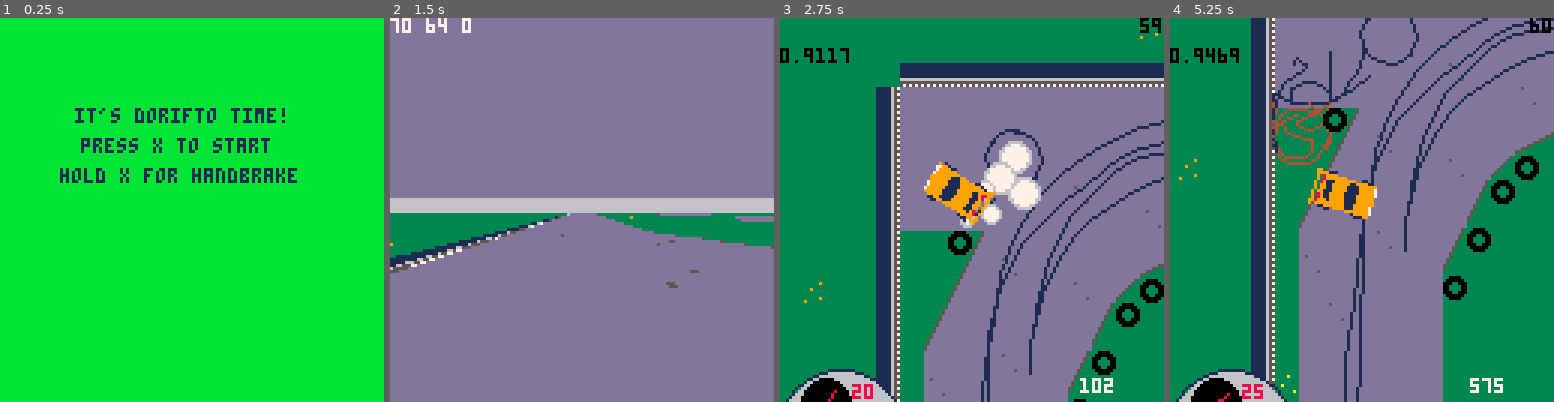
Above: before the commit, frames 1-4 (left to right).
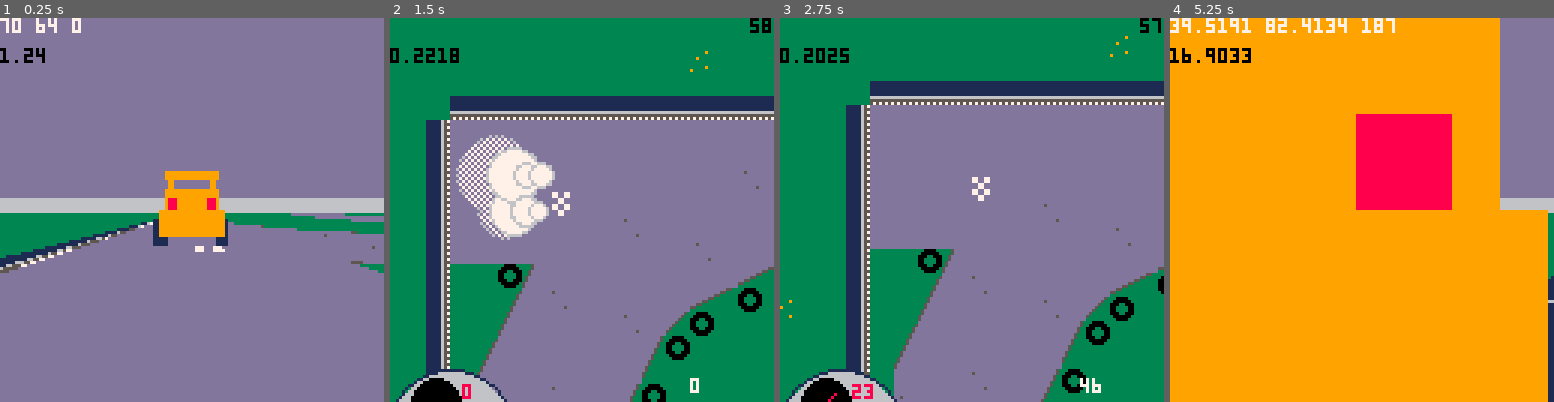
Above: after the commit, the same moments.

Repository: graearea/pico8
Game: PICO-8 cartridge skidmarks.p8
Same seed, same stepped clock (60 frames per second), same inputs: the game is played once before the commit and once after it.
Inputs:
- Up to frame 1 (0.25 s): no input
- Up to frame 2 (1.5 s): tap X (X key) at 0.33, 1.07 s; tap O (Z key) at 0.7 s
- Up to frame 3 (2.75 s): hold Right 1.6-2.1 s; tap O (Z key) at 1.7, 2.1, 2.5 s; tap X (X key) at 1.85 s; hold Up 2.15-2.42 s; hold Right from 2.47 s (still down)
- Up to frame 4 (5.25 s): tap O (Z key) every 0.4 s from 2.9 to 4.9 s; tap X (X key) at 2.97, 4.08, 5.2 s; release Right at 3.03 s; hold Left 3.08-3.58 s; hold Right 4.02-4.68 s; hold Up 4.73-5.03 s; hold Left from 5.08 s (still down)

The runs differ from the first frame. In frame 1, 100% of the frame differs, in the area x 0-100%, y 0-100%; in frame 2, 61%; in frame 3, 30%; in frame 4, 95%.

Commit message:
follow cam with sprite

Diff:
--- a/skidmarks.p8
+++ b/skidmarks.p8
@@ -5,9 +5,12 @@
 skidding=true
 bob=""
 started=false
+ended=false
 printed=false
 sound=false
 timer_start=0
+game_length=60
+drawmode="3d"
 --try coroutines for game state
 
 function _init()
@@ -26,6 +29,11 @@
 start=42
 finish=41
 tyres=add_tyres()
+ended=false
+camera_location={}
+for i=0 , 10 do
+  camera_location[i]={x=30,y=64}
+end
 --sfx(10,1)
 print_skids(skids_l)
 menuitem(1,"toggle 3d", function()
@@ -42,9 +50,11 @@
  --do something
  current_score=(abs(car.angle)*car.speed)/1000
  score+=current_score
- if(btn(❎)) then
+ if((started==false or ended==true) and btn(❎)) then
   started=true
   timer_start=time()
+  --_init()
+  return
  end
  if(started) then
   if (btn(⬅️)) then
@@ -79,6 +89,11 @@
    accelerate=false
   end
 
+  if (time()-timer_start>game_length) then
+   ended=true
+   started=true
+  end
+
   timer+=1
   car.angle=car.angle+car.steer
   car:move()
@@ -89,47 +104,51 @@
   record_lap()
  end
 end
-drawmode="2d"
+
 function _draw()
   rectfill(-200,-200,1024,1027,3)
-if drawmode=="3d" then
-  --draw_rotated(car.x,car.y,car.angle)
-  draw_rotated(car.x/8,car.y/8,1-car.angle/360)
-  print(car.x .. " " .. car.y .." ".. car.angle, 0,0,7)
-else
- drawstart()
-
- if (started) then
-  window_x=car.x-58
-  window_y=car.y-58
-  camera(window_x,window_y)
-  rectfill(-200,-200,1024,1027,3)
-  map(0, 0, 0, 0, 1024, 64)
-	 draw_skids(skids_l)
-	 draw_skids(skids_r)
-	 draw_skids(skids_fl)
-	 draw_skids(skids_fr)
-  draw_ghost()
-
-  draw_tyres()
-
-  for d in all(dust) do
-   d:draw()
-  end
-  car:draw()
-  if bob!="" then printh(bob) end
-  draw_speedo()
-  print(flr(score),window_x+100,window_y+120,7)
-  print(stat(1),window_x+0,window_y+10,black) --CTRL-P FTW!
-  print(flr(60-(time()-timer_start)), window_x+120,window_y,black)
- end
- print()
-end
+  if drawmode=="3d" then
+    --draw_rotated(car.x,car.y,car.angle)
+    local camera=camera_location[(timer+1)%10]
+    draw_rotated(camera.x/8,camera.y/8,1-car.angle/360)
+    print(car.x .. " " .. car.y .." ".. car.angle, 0,0,7)
+    print(stat(1),0,10,black) --CTRL-P FTW!
+
+  elseif (ended) then
+    drawend()
+  elseif (started) then
+    window_x=car.x-58
+    window_y=car.y-58
+    camera(window_x,window_y)
+    rectfill(-200,-200,1024,1027,3)
+    map(0, 0, 0, 0, 1024, 64)
+    --[[
+    draw_skids(skids_l)
+    draw_skids(skids_r)
+    draw_skids(skids_fl)
+    draw_skids(skids_fr)
+    ]]
+    draw_ghost()
+
+    draw_tyres()
+
+    for d in all(dust) do
+    d:draw()
+    end
+    --car:draw()
+    if bob!="" then printh(bob) end
+    draw_speedo(0)
+    print(flr(score),window_x+100,window_y+120,7)
+    print(stat(1),window_x+0,window_y+10,black) --CTRL-P FTW!
+    print(flr(game_length-(time()-timer_start)), window_x+120,window_y,black)
+  else
+    drawstart()
+  end
 end
 
 function draw_rotated(mx,my,a)
   cls(13)
-  camera()
+  camera(0,0)
   rectfill(0,64,127,127,3)
   rectfill(0,60,127,64,6)
   -- loop map outside of 8x8
@@ -168,6 +187,13 @@
     -- after every pixel *drawn*
     -- not texel!!!!
    )
+   draw_billboard_sprite(
+    {x=car.x/8,y=car.y/8,tex_x=0,tex_y=32,width=16,height=8,z=0},
+    mx,my,
+    stx,sty,
+    msx,msy
+  )
+   --draw_speedo(-10)
   end
 end
 
@@ -213,11 +239,19 @@
 end
 
 function drawstart()
-  rectfill(0,0,128,128,11)
+  cls(11)
   print("it's dorifto time!",25,30,1)
   print("press x to start ",27,40,1)
   print("hold x for handbrake",20,50,1)
   end
+
+  function drawend()
+    cls(8)
+    camera()
+    print("You're done!",25,30,1)
+    print("your score is " .. score,27,40,1)
+    print("press x to start again",20,50,1)
+    end
 
 -->8
 -- car
@@ -338,7 +372,9 @@
   self.dx=dx
   self.dy=dy
 		-- add skids
-		self:add_skids()
+    self:add_skids()
+    camera_frame_count=timer%10
+    camera_location[camera_frame_count]={x=self.x,y=self.y}
 	end,
 
 	add_skids=function(self)
@@ -405,7 +441,7 @@
   return sqrt(x*x+y*y)
 end
 
-
+--this needs changeing to tline
 function spr_r(s,x,y,a,fn)
   sw=(22)--sprite dimenstions
   sh=(14)
@@ -567,10 +603,11 @@
 
 end
 
-function draw_speedo()
+function draw_speedo(adj)
 local rad=20
+
 local spdo_x=window_x+20
-local spdo_y=window_y+128
+local spdo_y=window_y+128+adj
  circ(spdo_x,spdo_y+10,rad+1,1)
  circfill(spdo_x,spdo_y+10,rad,6)
  draw_taco(car.speed,spdo_x,spdo_y)
@@ -596,16 +633,6 @@
 end
 
 -->8
--- add_new_dust(
--- pos.x,
--- pos.y,
--- rnd(2),
--- rnd(2),
--- 15,
--- rnd(6)+2,
--- 0.0,
--- 7)
-
 function create_smoke(pos,direction)
  add_new_dust(pos.x,pos.y,direction.x+rnd(0.6)-0.3,direction.y,15,rnd(2)+2,0.0,7)
 end
@@ -663,6 +690,61 @@
 -- drift angle directly function of accelerator
 -- direction of travel just down to steering
 -- move pivot point of car forward
+
+-->8
+-- s needs a tex_x,tex_y (spritesheet coord)
+-- width, height - sprite w,h in pixels
+-- x, y
+function draw_billboard_sprite(
+  s,
+  posx,
+  posy,
+  drx,
+  dry,
+  camx,
+  camy)
+
+  local invdet=1/(camx*dry-camy*drx)
+  local tex_x=s.tex_x
+  local tex_y=s.tex_y
+  local t_w=s.width
+  local t_h=s.height
+  local s_x=s.x-posx
+  local s_y=s.y-posy
+
+  local s_dist=
+   sqrt(s_x*s_x+s_y*s_y)
+  local t_x=invdet*(
+   dry*s_x-
+   drx*s_y
+  )
+  local t_y=invdet*(
+  -camy*s_x+
+   camx*s_y
+  )
+
+  local sscr_x=flr(64*(1+t_x/t_y))
+  local sc_y=flr(abs(128/t_y))
+  local s_height=sc_y
+  local s_width=sc_y
+  local s_width2=sc_y/2
+  local ds_y=-sc_y/2+64+(s.z/t_y)
+
+  local ds_x=-s_width2+sscr_x
+  if(ds_x<0) ds_x=0
+
+  local de_x=s_width2+sscr_x
+  if (de_x>=128) de_x=127
+
+  if t_y>0 and t_y<128 then
+   for i=ds_x,de_x do
+    local texx=(
+     i-(-s_width2+sscr_x))*t_w/s_width
+
+    sspr(tex_x+texx,tex_y,1,t_h,i,ds_y,1,s_height)
+   end
+  end
+ end
 
 __gfx__
 0000000000000000000000010000000100300000000000000000000000000000dddddddddddd55000055dddddddddddddddd55005000000005dddddddddddd50
@@ -697,14 +779,14 @@
 00000000000000000000000000000000000005dd05dddddddddddd50dd500000d500005ddddddddddddddddd6666666611111655dddddd5005dddddd00000000
 0000000000000000000000000000000000005ddd5dddddddddddddd5ddd50000dd5005dddddddd5ddddddddd5555555511111657ddddddd55ddddddd00000000
 0000000000000000000000000000000000005ddd5dddddddddddddd5ddd50000ddd55ddddddddddddddddddd5757575711111655ddddddd55ddddddd00000000
-00000000000000000000000000000000000000000000000000000000000000000000000000000000000000000000000000000000000000000000000000000000
-00000000000000000000000000000000000000000000000000000000000000000000000000000000000000000000000000000000000000000000000000000000
-00000000000000000000000000000000000000000000000000000000000000000000000000000000000000000000000000000000000000000000000000000000
-00000000000000000000000000000000000000000000000000000000000000000000000000000000000000000000000000000000000000000000000000000000
-00000000000000000000000000000000000000000000000000000000000000000000000000000000000000000000000000000000000000000000000000000000
-00000000000000000000000000000000000000000000000000000000000000000000000000000000000000000000000000000000000000000000000000000000
-00000000000000000000000000000000000000000000000000000000000000000000000000000000000000000000000000000000000000000000000000000000
-00000000000000000000000000000000000000000000000000000000000000000000000000000000000000000000000000000000000000000000000000000000
+00999999999999000000000000999999999999000000000000000000000000000000000000000000000000000000000000000000000000000000000000000000
+00090000000090000000000000090000000090000000000000000000000000000000000000000000000000000000000000000000000000000000000000000000
+00999999999999000000000000999999999999000000000000000000000000000000000000000000000000000000000000000000000000000000000000000000
+00988999999889000000000000988999999889000000000000000000000000000000000000000000000000000000000000000000000000000000000000000000
+09999999999999900000000009999999999999900000000000000000000000000000000000000000000000000000000000000000000000000000000000000000
+19999999999999910000000019999999999999910000000000000000000000000000000000000000000000000000000000000000000000000000000000000000
+19999999999999910000000019999999999999910000000000000000000000000000000000000000000000000000000000000000000000000000000000000000
+11100000000001110000000011100000000001110000000000000000000000000000000000000000000000000000000000000000000000000000000000000000
 00000000000000000000000000000000000000000000000000000000000000000000000000000000000000000000000000000000000000000000000000000000
 00000000000000000000000000000000000000000000000000000000000000000000000000000000000000000000000000000000000000000000000000000000
 00000000000000000000000000000000000000000000000000000000000000000000000000000000000000000000000000000000000000000000000000000000
@@ -932,7 +1014,7 @@
 0000003c3a3a3a3a3a3a3a3a3a3a3a28282828292828282a28282828282828282828282828282828282828282828282828282828282828282828282828283a3a3a3a3a393a3a3a3a3a3a3a2627000000000000000000000000000000000500070000000000002c00000005000000000000000000000000070000000000000000
 0000003c3a3a3a3a3a3a3a3a3a3a2828282828292828282a28282828282828282828282828282839282828282828282839282828282828282828282828283a3a3a3a3a3a3a3a3a3a3a3a3a3a3a0d0000000000000000060000000000000000000000000000002c00000000000000000000000000000000000000000000040000
 0000003c3a3a3a3a3a3a3a3a28282828392828292828282a28282828282828282828282828282828282828282828282828282828282828282828282828283a3a3a3a3a3a3a3a3a3a3a3a3a3a3a3a0d00000000000000000000000000060000000000000000002c00000000000000000000000000000000000000000000000000
-0000003c3a3a3a3a3a3a3a3a28282828282828292828282a28282828282828283928282828282828282828282828282828282828282828282828282828283a3a3a3a3a3a3a3a3a3a3a3a3a3a3a3a3a0d000000000000000000000000000000000000000000062c00000000000000000000060000000000060000000000000000
+0000003c3a3a3a3a2a3a3a3a28282828282828292828282a28282828282828283928282828282828282828282828282828282828282828282828282828283a3a3a3a3a3a3a3a3a3a3a3a3a3a3a3a3a0d000000000000000000000000000000000000000000062c00000000000000000000060000000000060000000000000000
 0000003c3a3a3a3a3a3a3a3928282828282828292828282a282828282828282828282828282828282828392828282828282828282828283928282828393a3a3a3a3a393a3a3a3a3a3a3a3a393a3a3a3a0d0000000000000000000000000000000000000000002c00000000000000000000000000000000000000000000000000
 0000003c3a3a3a3a3a3a3a3a3a283928282828292828282a282828283928282828282828282828282828282828282828282828282828282828282828283a3a3a3a3a3a3a3a3a3a3a3a3a3a3a3a3a3a3a3a0d00000000000000000000000000000000000000002c00000000060000000000000000000000000000000000000000
 0000003c00002b353a3a3a3a3a3a3a3a08092b000000000000000000000000000000000000000007000000000000000000050007000000000000000000002b00002b002b002b0a0b3a3a3a3a3a3a3a393a3a0d000000000000000000000006000000000000002c00000000040000000000000000000000000000000000000000
